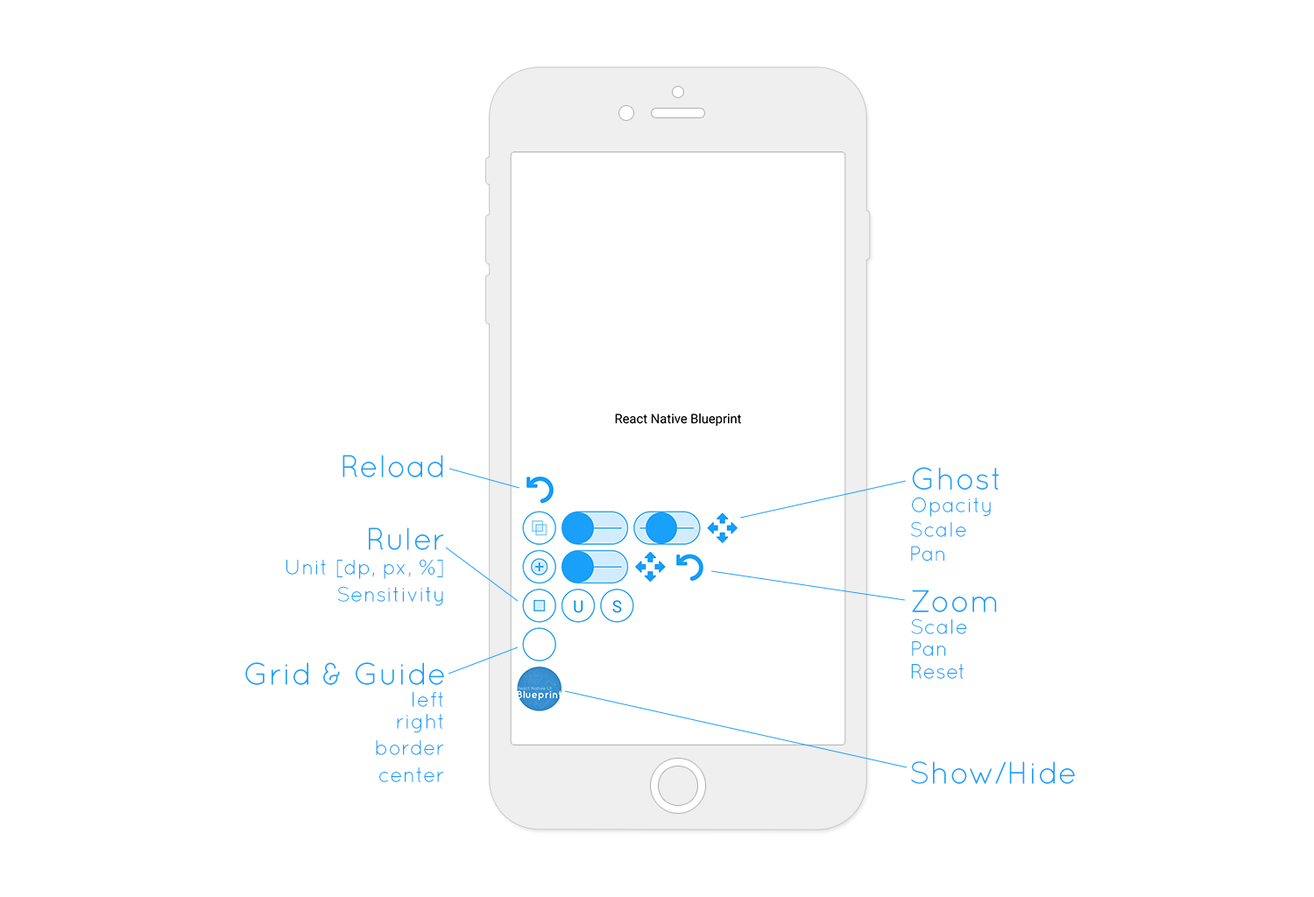
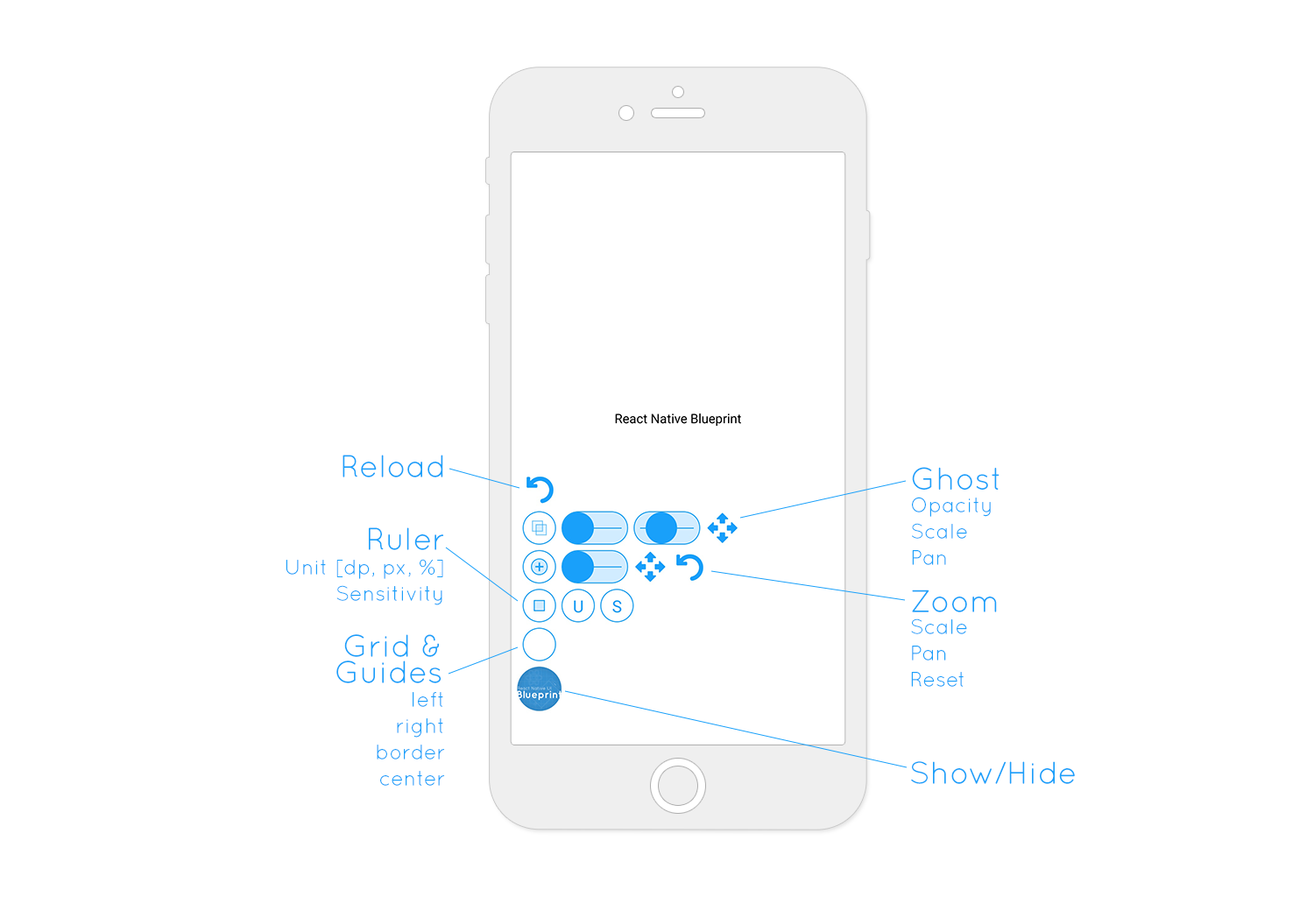
Revision of a layered 1314 × 897 image; what changed, layer by layer:
renamed "Opacity" to "Opacity Scale Pan", painted on it over [912, 521, 968, 566]
removed layer "Scale" (1st of 2, in "ghost") from group "ghost" over [911, 521, 967, 538]
removed layer "Pan" (1st of 2, in "ghost") from group "ghost" over [911, 545, 945, 562]
renamed "Scale" to "Scale Pan Reset", painted on it over [911, 641, 964, 688]
removed layer "Pan" (2nd of 2, in "Zoom") from group "Zoom" over [912, 641, 947, 657]
removed layer "Reset" from group "Zoom" over [911, 664, 964, 680]
renamed "Unit [dp, px, %]" to "Unit [dp, px, %] Sensitivity", painted on it over [336, 585, 444, 606]
removed layer "Sensitivity" from group "Ruler" over [337, 586, 444, 607]
renamed "Grid & Guide" to "Grid & Guides", painted on it over [245, 634, 445, 686]
renamed "left" to "left right border center", painted on it over [376, 714, 446, 787]
removed layer "right" from group "Grid" over [396, 714, 444, 734]
removed layer "border" from group "Grid" over [375, 740, 445, 756]
removed layer "center" from group "Grid" over [379, 767, 445, 783]
